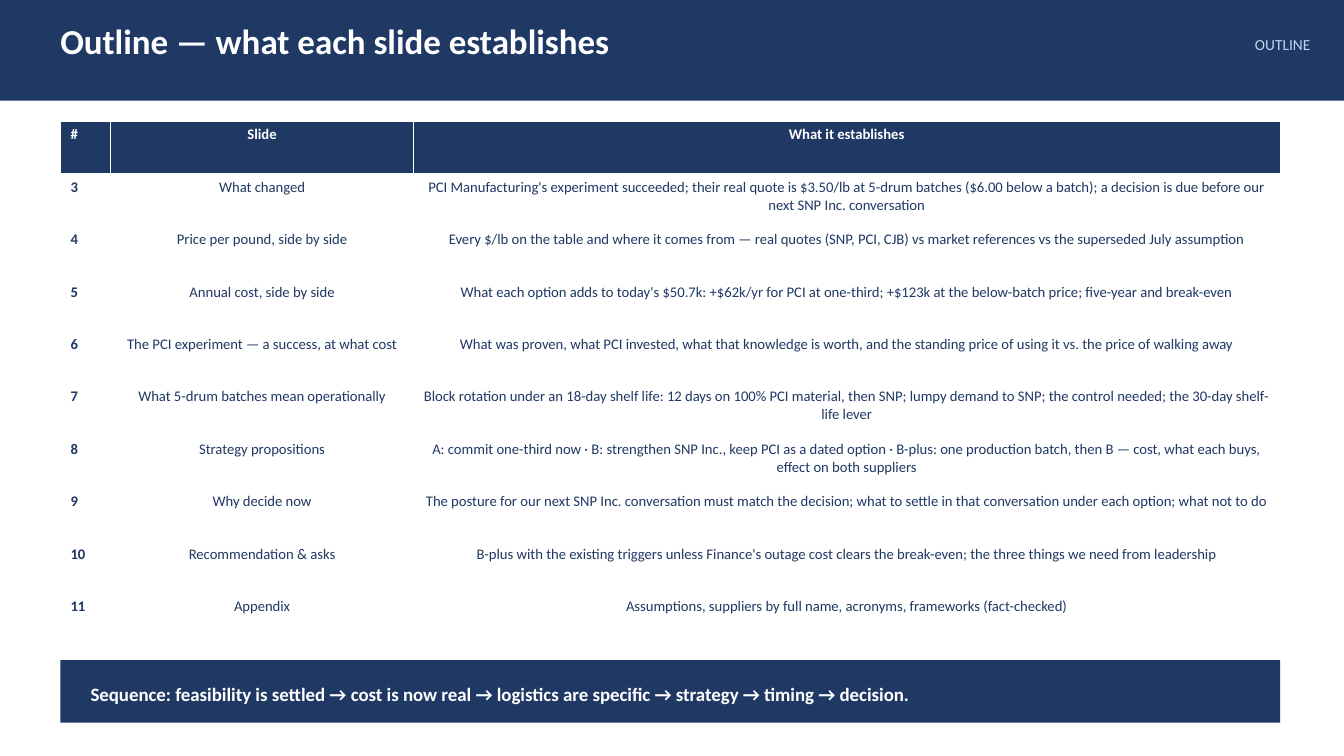
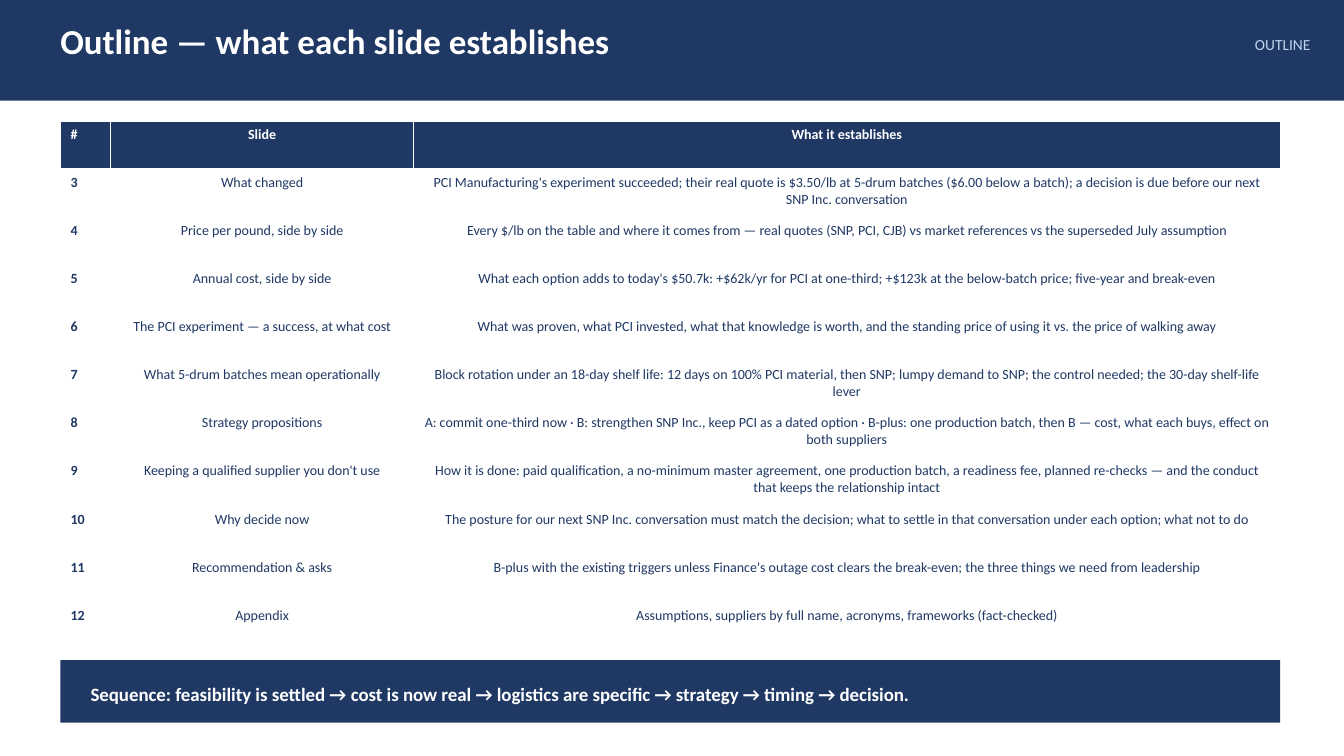
Before and after one commit to naviero1/Claude-Works, a slide deck: slide 2 of PVA second supplier initiative/PVA_Second_Supplier_Leadership_Deck.pptx. Drawn at 1344x756 pixels with LibreOffice and Linux fonts; fonts in the diff are those of the drawing. Boxes give left, top, right and bottom in pixels: in the first picture for what was removed or moved away, otherwise in the second. Text is boxed around its words. In the diff, an @@ line names an element or a change of style, - is before the commit and + after.

```diff
--- a/PVA second supplier initiative/PVA_Second_Supplier_Leadership_Deck.pptx
+++ b/PVA second supplier initiative/PVA_Second_Supplier_Leadership_Deck.pptx
@@ table at box(60, 121, 1280, 650) @@
-row 8: 9 | Why decide now | The posture for our next SNP Inc. conversation must match the decision; what to settle in that conversation under each option; what not to do
-row 9: 10 | Recommendation & asks | B-plus with the existing triggers unless Finance's outage cost clears the break-even; the three things we need from leadership
-row 10: 11 | Appendix | Assumptions, suppliers by full name, acronyms, frameworks (fact-checked)
+row 8: 9 | Keeping a qualified supplier you don't use | How it is done: paid qualification, a no-minimum master agreement, one production batch, a readiness fee, planned re-checks — and the conduct that keeps the relationship intact
+row 9: 10 | Why decide now | The posture for our next SNP Inc. conversation must match the decision; what to settle in that conversation under each option; what not to do
+row 10: 11 | Recommendation & asks | B-plus with the existing triggers unless Finance's outage cost clears the break-even; the three things we need from leadership
+row 11: 12 | Appendix | Assumptions, suppliers by full name, acronyms, frameworks (fact-checked)
```
Also in this commit, not shown: 1 slide added, 1 other file.
